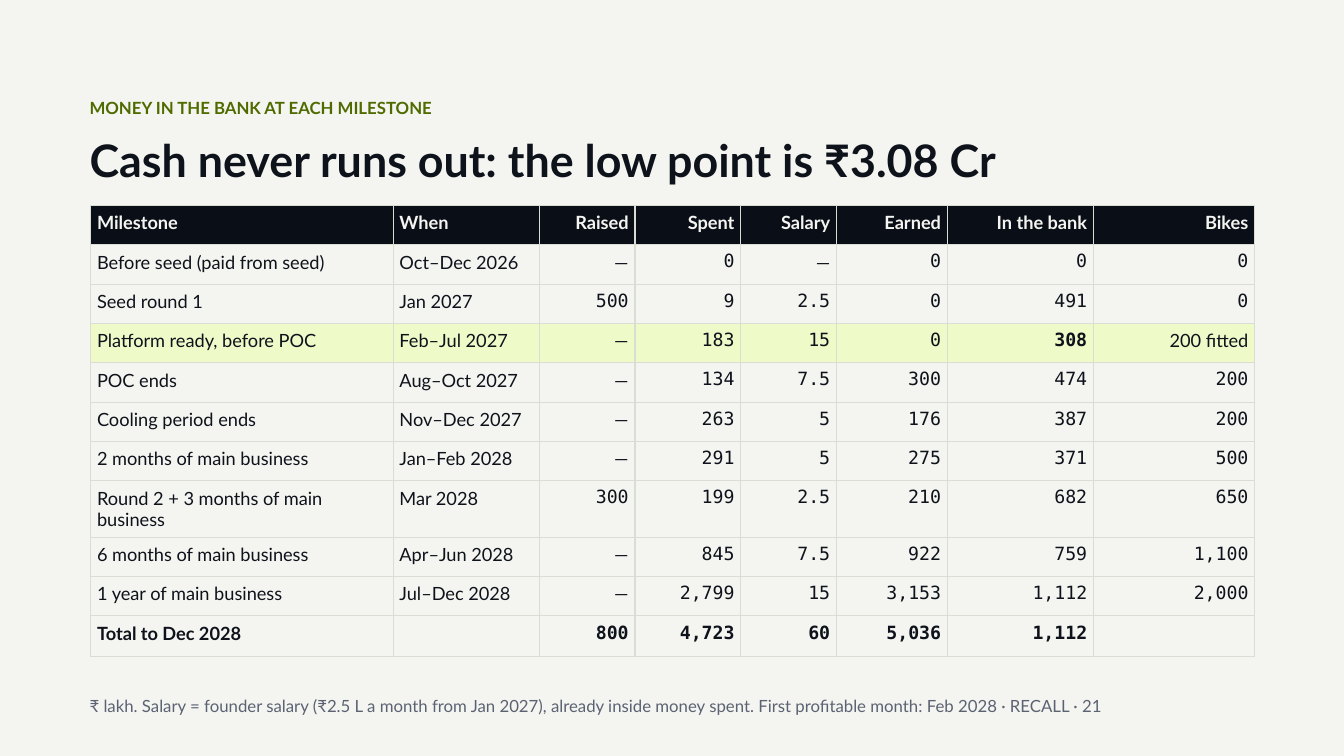
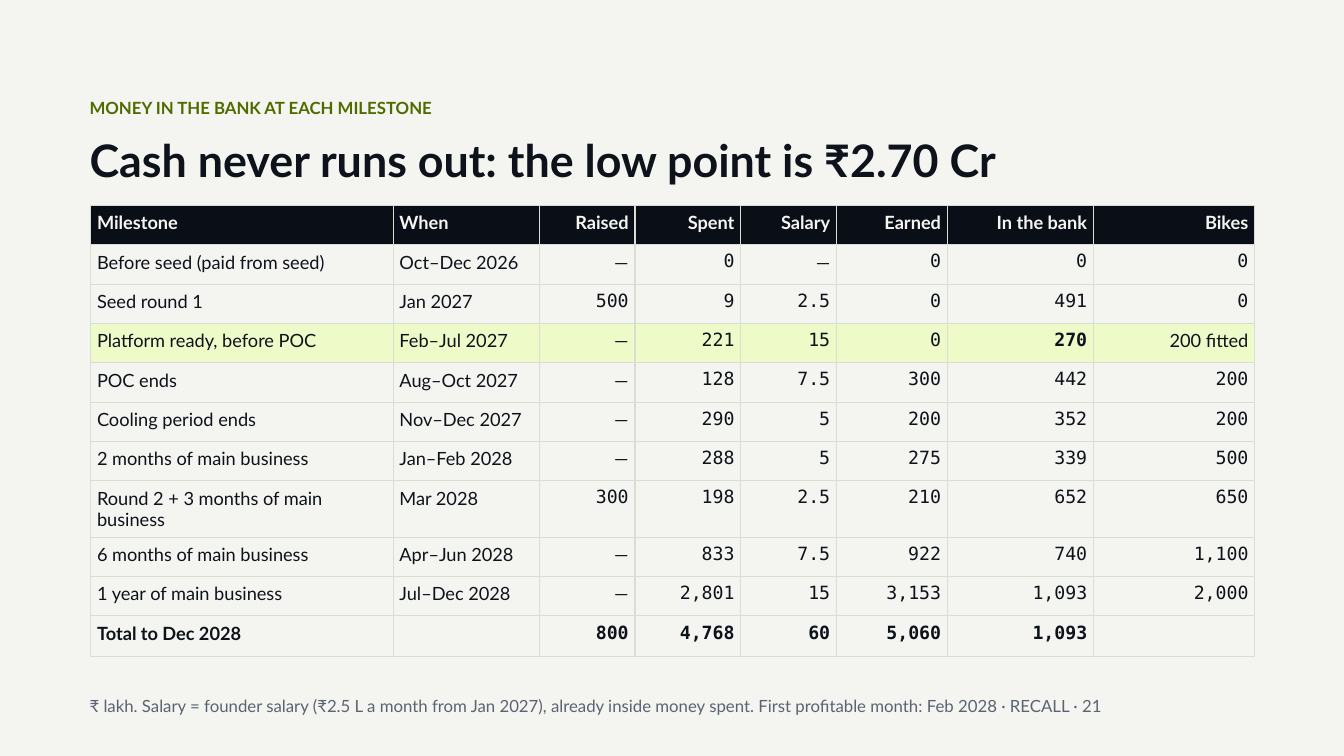
Before and after one commit to Picorus/recall-platform, a slide deck: slide 21 of docs/investor/01_RECALL_Investor_Deck_v5.4.pptx. Drawn at 1344x756 pixels with LibreOffice and Linux fonts; fonts in the diff are those of the drawing. Boxes give left, top, right and bottom in pixels: in the first picture for what was removed or moved away, otherwise in the second. Text is boxed around its words. In the diff, an @@ line names an element or a change of style, - is before the commit and + after.

```diff
--- a/docs/investor/01_RECALL_Investor_Deck_v5.4.pptx
+++ b/docs/investor/01_RECALL_Investor_Deck_v5.4.pptx
@@ title at (90, 143, 996, 185): text changed @@
-Cash never runs out: the low point is ₹3.08 Cr
+Cash never runs out: the low point is ₹2.70 Cr
@@ table at (91, 206, 1255, 646) @@
-row 4, column 4: 183
+row 4, column 4: 221
-row 4, column 7: 308
+row 4, column 7: 270
-row 5, column 4: 134
+row 5, column 4: 128
-row 5, column 7: 474
+row 5, column 7: 442
-row 6: Cooling period ends | Nov–Dec 2027 | — | 263 | 5 | 176 | 387 | 200
+row 6: Cooling period ends | Nov–Dec 2027 | — | 290 | 5 | 200 | 352 | 200
-row 7, column 4: 291
+row 7, column 4: 288
-row 7, column 7: 371
+row 7, column 7: 339
-row 8, column 4: 199
+row 8, column 4: 198
-row 8, column 7: 682
+row 8, column 7: 652
-row 9, column 4: 845
+row 9, column 4: 833
-row 9, column 7: 759
+row 9, column 7: 740
-row 10, column 4: 2,799
+row 10, column 4: 2,801
-row 10, column 7: 1,112
+row 10, column 7: 1,093
-row 11: Total to Dec 2028 |  | 800 | 4,723 | 60 | 5,036 | 1,112 | 
+row 11: Total to Dec 2028 |  | 800 | 4,768 | 60 | 5,060 | 1,093 | 
```
Also in this commit, not shown: 16 other slides changed, 8 other files.
